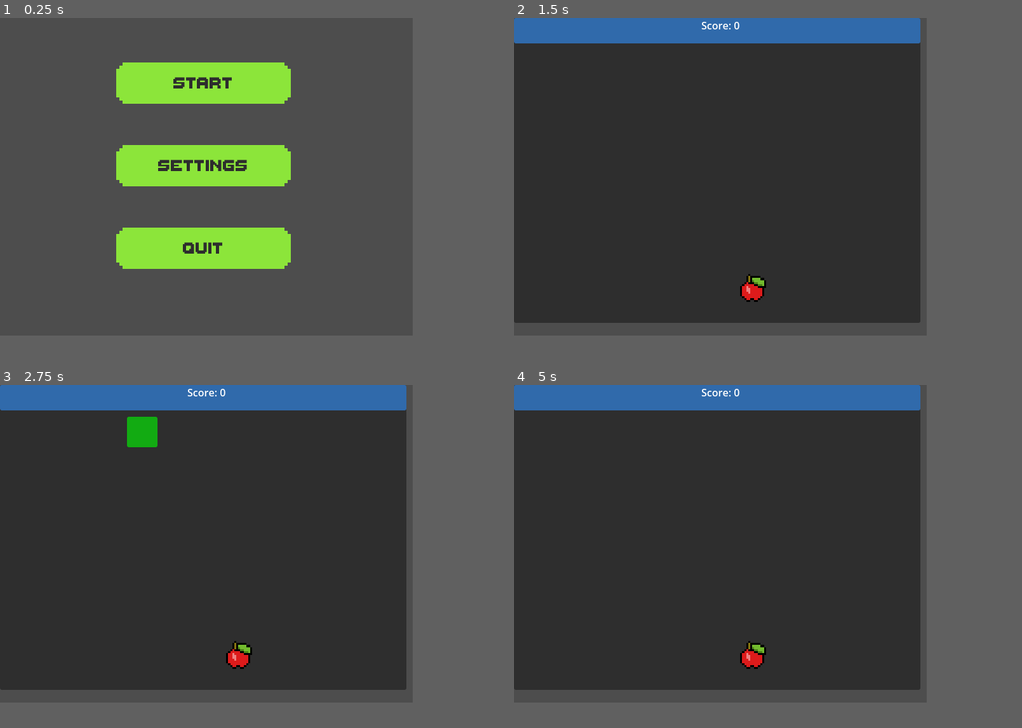
Above: before the commit, frames 1-4 (two rows, left to right).
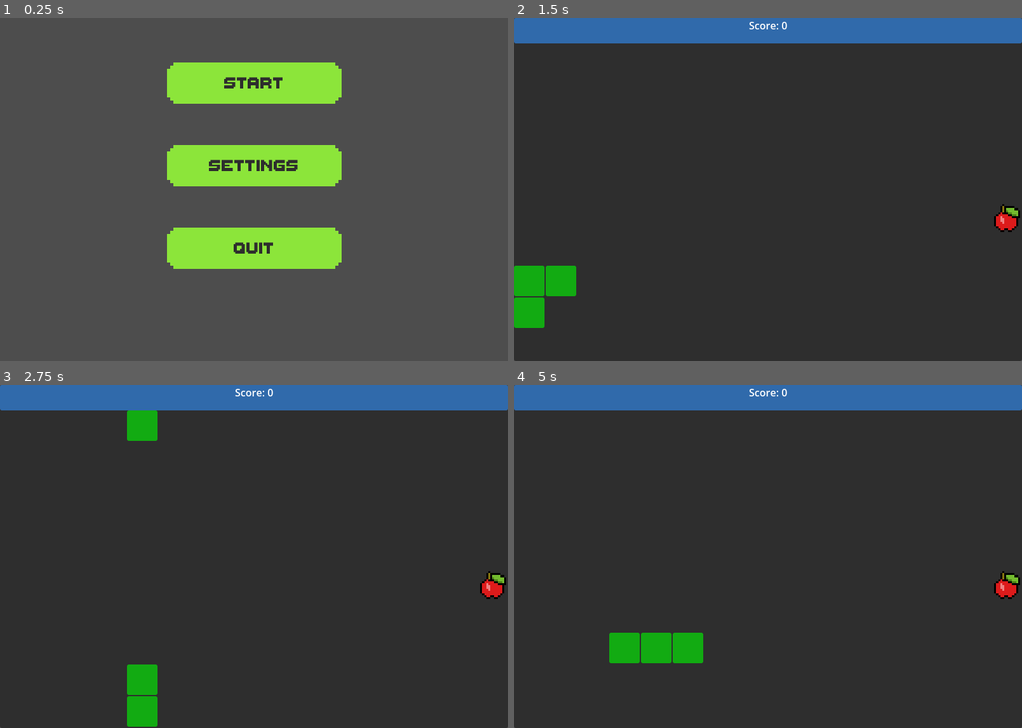
Above: after the commit, the same moments.

Repository: WyattHapper/MACS-Hackathon-2026
Game: Godot game, scene res://MainMenu/main_menu.tscn
Two runs of this game, one before a commit and one after it. Both use one fixed random seed, a clock stepped at 60 frames per second and the inputs below.
Inputs:
- Up to frame 1 (0.25 s): no input
- Up to frame 2 (1.5 s): click "Start" at 0.5 s; hold D (move_right) from 1.28 s (still down)
- Up to frame 3 (2.75 s): release D (move_right) at 2.03 s; hold S (move_down) from 2.03 s (still down)
- Up to frame 4 (5 s): release S (move_down) at 2.78 s; hold D (move_right) 2.78-3.53 s; hold W (move_up) 3.53-4.28 s; hold A (move_left) from 4.28 s (still down)
The window is 650x500 before the commit and 800x540 after it. Grey fills any space a smaller window leaves; there, only what the larger window draws over its background counts as a difference.

The runs differ from the first frame. In frame 1, 8.5% of the frame differs, in the area x 22-68%, y 12-74%; in frame 2, 7.8%; in frame 3, 7.4%; in frame 4, 7.9%.

Commit message:
changed screen size
Grid is now 16x10 and screen is 800x540

Diff:
--- a/hackathon-2026/Game/game.gd
+++ b/hackathon-2026/Game/game.gd
@@ -10,7 +10,6 @@
 # VARIABLES
 
 # Exporting snake cell variable to inspector for ease of use
-@export var snake_cell_scene: PackedScene
 @export var apple_regular_scene: PackedScene
 @export var grid_width: int = 12
 @export var grid_height: int = 8
@@ -18,8 +17,8 @@
 # General game variables
 var score: int
 var game_started: bool = false
-@export var grid_size: int = 20
 @export var cell_size: int = 50
+@export var top_ui_height: int = 40
 
 #Snake reference
 @onready var snake = $Snake
@@ -42,7 +41,7 @@
 
 func add_apple():
 	var apple = apple_regular_scene.instantiate()
-	apple.position = (get_random_position() * cell_size) + Vector2(0, cell_size)
+	apple.position = (get_random_position() * cell_size) + Vector2(0, top_ui_height)
 	add_child(apple)
 
 # Built in function to process stuff continually
--- a/hackathon-2026/Game/game.tscn
+++ b/hackathon-2026/Game/game.tscn
@@ -8,12 +8,13 @@
 
 [node name="Game" type="Node2D" unique_id=872899055]
 script = ExtResource("1_bk3v5")
-snake_cell_scene = ExtResource("2_7raqb")
 apple_regular_scene = ExtResource("3_jcm6v")
+grid_width = 16
+grid_height = 10
 
 [node name="Panel" type="Panel" parent="." unique_id=540144919]
-offset_right = 640.0
-offset_bottom = 480.0
+offset_right = 800.0
+offset_bottom = 540.0
 
 [node name="UI" parent="." unique_id=96781642 instance=ExtResource("2_1r4le")]
 
--- a/hackathon-2026/MainMenu/main_menu.tscn
+++ b/hackathon-2026/MainMenu/main_menu.tscn
@@ -10,32 +10,32 @@
 
 [node name="Control" type="Control" parent="." unique_id=1971470459]
 anchors_preset = 0
-offset_right = 40.0
+offset_right = 40.00001
 offset_bottom = 40.0
 
 [node name="Start Button" type="Button" parent="Control" unique_id=1483774150]
 layout_mode = 0
-offset_left = 182.5
+offset_left = 262.5
 offset_top = 70.0
-offset_right = 457.5
+offset_right = 537.5
 offset_bottom = 135.0
 theme = ExtResource("2_3w4mj")
 text = "Start"
 
 [node name="Settings Button" type="Button" parent="Control" unique_id=1654204579]
 layout_mode = 0
-offset_left = 182.5
+offset_left = 262.5
 offset_top = 200.0
-offset_right = 457.5
+offset_right = 537.5
 offset_bottom = 265.0
 theme = ExtResource("2_3w4mj")
 text = "Settings"
 
 [node name="Quit Button" type="Button" parent="Control" unique_id=1755264777]
 layout_mode = 0
-offset_left = 182.5
+offset_left = 262.5
 offset_top = 330.0
-offset_right = 457.5
+offset_right = 537.5
 offset_bottom = 395.0
 theme = ExtResource("2_3w4mj")
 text = "Quit"
--- a/hackathon-2026/Snake/snake_script.gd
+++ b/hackathon-2026/Snake/snake_script.gd
@@ -57,16 +57,15 @@
 	var new_position = snake[0] + move_dir
 
 	# Wrap snake to other side
-	if new_position.x > game.grid_size:
+	if new_position.x >= game.grid_width:
 		new_position.x = 0
 	elif new_position.x < 0:
-		new_position.x = game.grid_size
-	if new_position.y > game.grid_size:
+		new_position.x = game.grid_width-1
+	if new_position.y >= game.grid_height:
 		new_position.y = 0
 	elif new_position.y < 0:
-		new_position.y = game.grid_size
+		new_position.y = game.grid_height-1
 
-	print(%"Moving To: s{new_position}")
 	#remove the last cell and add a new one to the front
 	snake.pop_back()
 	snake.push_front(new_position)
@@ -78,6 +77,6 @@
 func add_cell(pos):
 	# Adding new snake cell object to the array
 	var snake_cell = snake_cell_scene.instantiate()
-	snake_cell.position = (pos * game.cell_size) + Vector2(0, game.cell_size)
+	snake_cell.position = (pos * game.cell_size) + Vector2(0, game.top_ui_height)
 	add_child(snake_cell)
 	snake_cells.push_front(snake_cell)
--- a/hackathon-2026/UI/ui.tscn
+++ b/hackathon-2026/UI/ui.tscn
@@ -4,7 +4,7 @@
 
 [node name="Panel" type="Panel" parent="." unique_id=373702076]
 modulate = Color(1.9618617, 5.7564473, 10.5787325, 1)
-offset_right = 640.0
+offset_right = 800.0
 offset_bottom = 40.0
 
 [node name="Score" type="Label" parent="." unique_id=1006899445]
--- a/hackathon-2026/project.godot
+++ b/hackathon-2026/project.godot
@@ -17,8 +17,8 @@
 
 [display]
 
-window/size/viewport_width=650
-window/size/viewport_height=500
+window/size/viewport_width=800
+window/size/viewport_height=540
 window/stretch/mode="canvas_items"
 window/stretch/aspect="expand"
 
